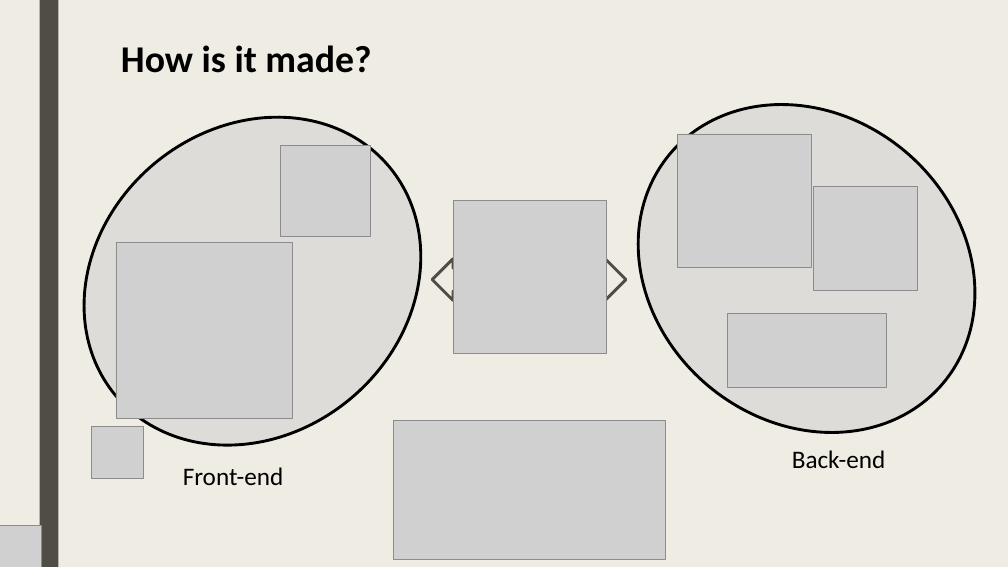
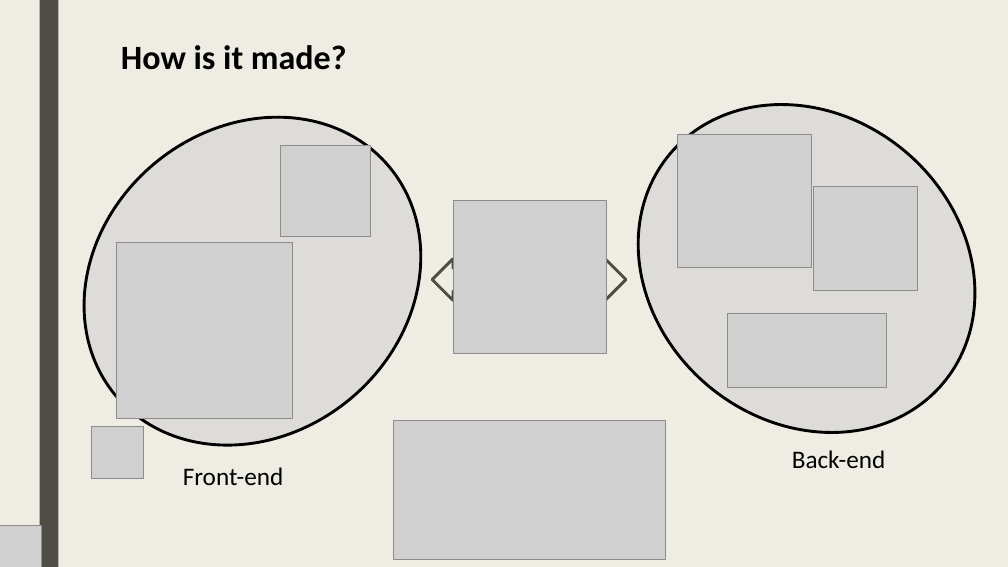
Before and after one commit to lt-scuolalavoro/suit, a slide deck: slide 4 of resources/EN - Suit Database + Backup Slides.pptx. Drawn at 1008x567 pixels with LibreOffice and Linux fonts; fonts in the diff are those of the drawing; grey boxes stand for pictures. Boxes give left, top, right and bottom in pixels: in the first picture for what was removed or moved away, otherwise in the second. Text is boxed around its words. In the diff, an @@ line names an element or a change of style, - is before the commit and + after.

```diff
--- a/resources/EN - Suit Database + Backup Slides.pptx
+++ b/resources/EN - Suit Database + Backup Slides.pptx
@@ title "How is it made?" at <box>121,45,347,70</box>: size 36 to 32.4 pt @@
```
Also in this commit, not shown: 7 other slides changed, 1 other file.
